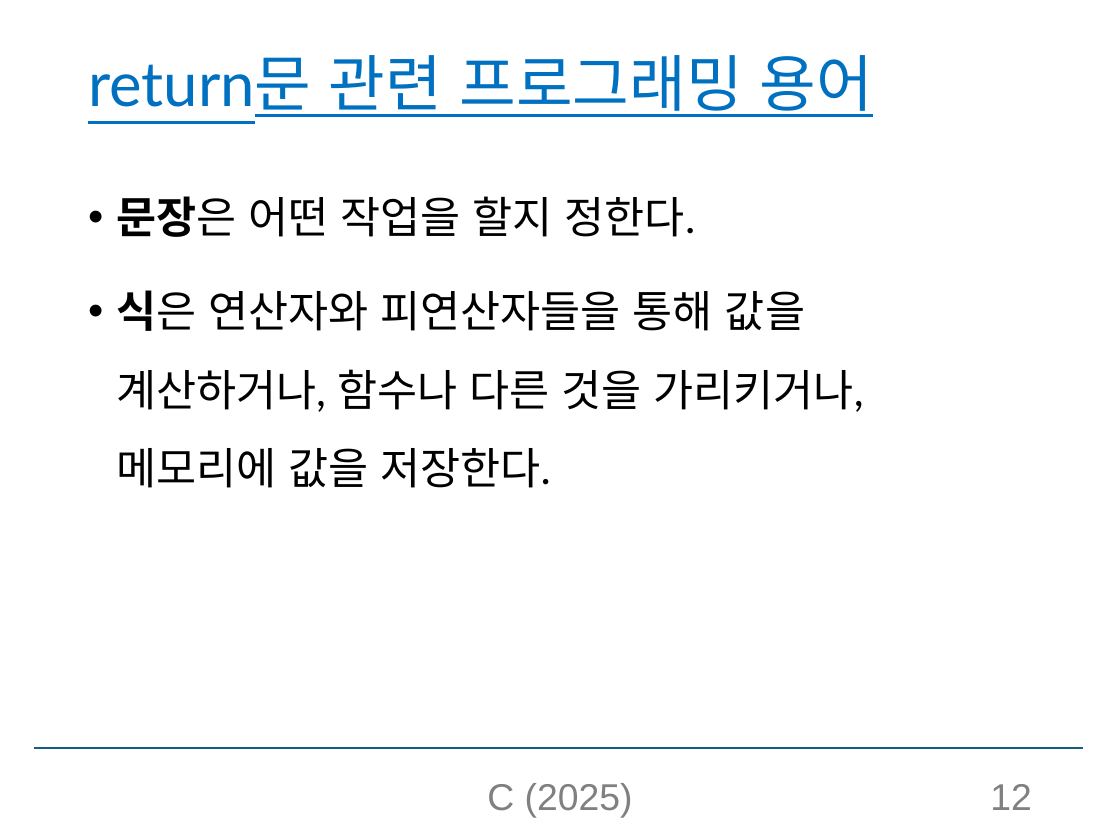
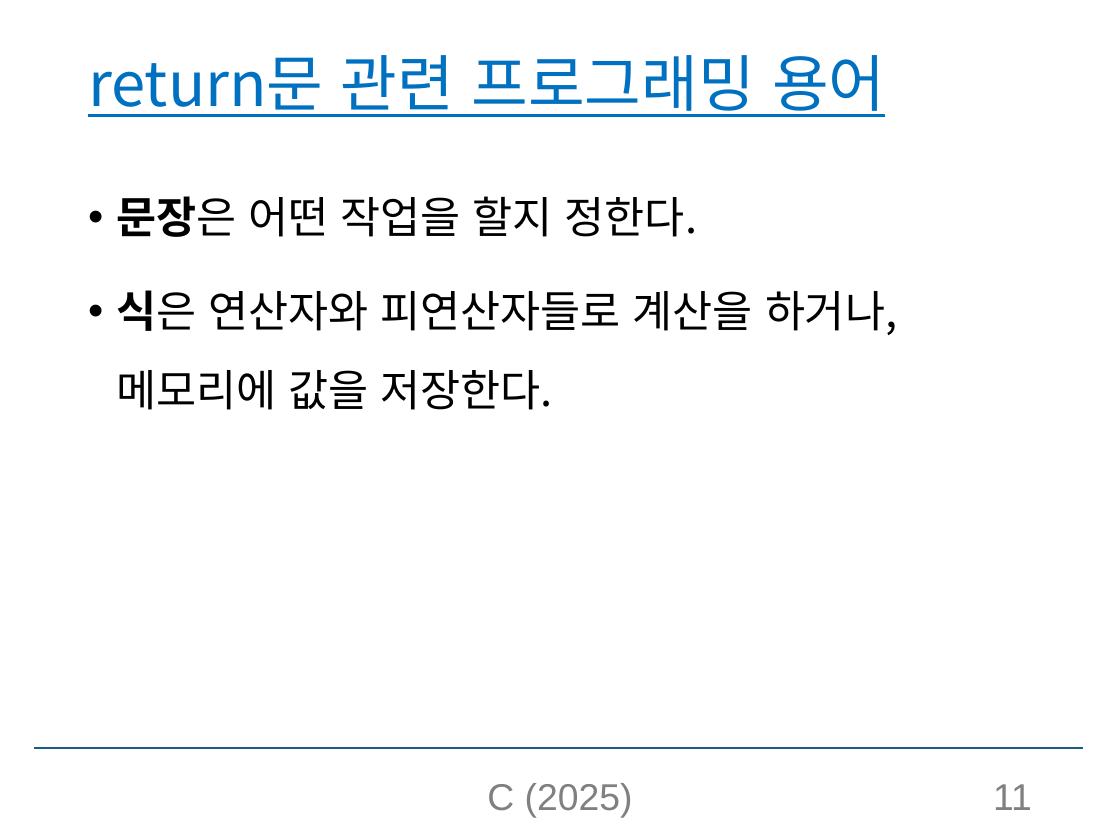
Before and after one commit to sunny1013/Computer-Programming-and-Practice-2025-1, a slide deck: slide 11 of C소개_실습제외.pptx (slide 12 before the commit). Drawn at 1120x840 pixels with LibreOffice and Linux fonts; fonts in the diff are those of the drawing. Boxes give left, top, right and bottom in pixels: in the first picture for what was removed or moved away, otherwise in the second. Text is boxed around its words. In the diff, an @@ line names an element or a change of style, - is before the commit and + after.

```diff
--- a/C소개_실습제외.pptx
+++ b/C소개_실습제외.pptx
@@ title "return문 관련 프로그래밍 용어" at (x1=88, y1=55, x2=885, y2=117): font Lato to Noto Sans CJK KR @@
@@ text at (x1=116, y1=290, x2=897, y2=410): text changed; font Lato to Noto Sans CJK KR @@
-• 식은 연산자와 피연산자들을 통해 값을 계산하거나, 함수나 다른 것을 가리키거나, 메모리에 값을 저장한다.
+• 식은 연산자와 피연산자들로 계산을 하거나, 메모리에 값을 저장한다.
@@ page number at (x1=993, y1=784, x2=1032, y2=810): text changed @@
-12
+11
```
Also in this commit, not shown: 104 other slides changed, 1 slide removed.
